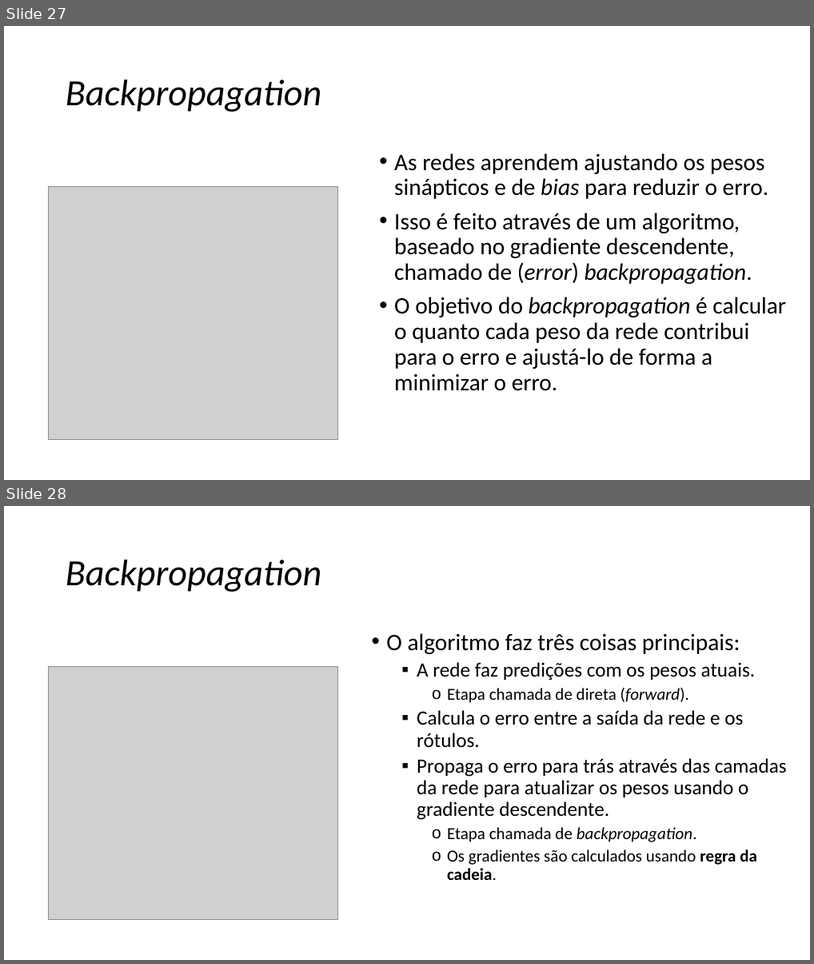
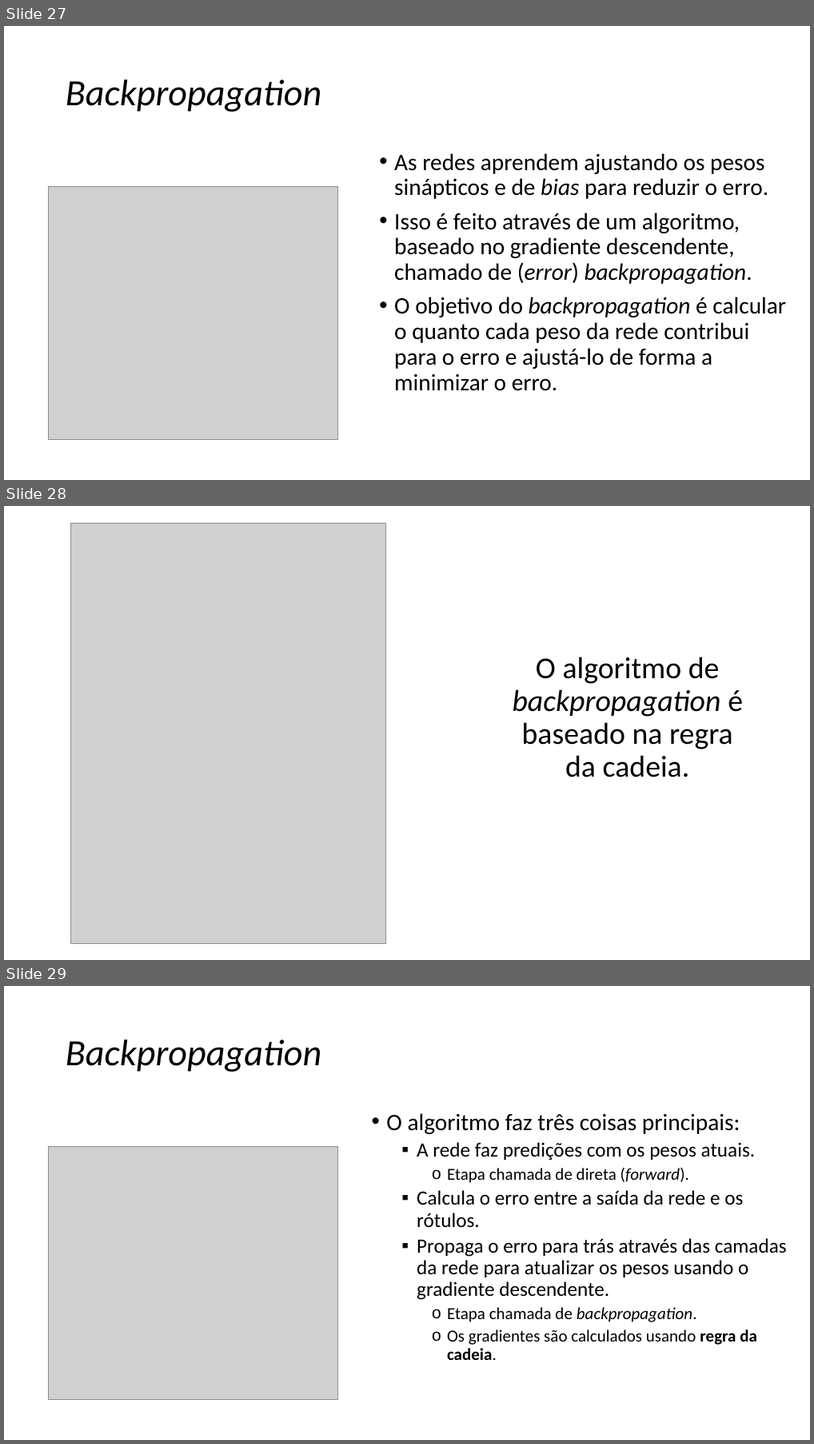
Before and after one commit to zz4fap/c24_inteligencia_artificial, a slide deck: slides/C24_MLP.pptx. Shown one above the other, each under a label of ours: slides 27 and 28 before the commit, slides 27, 28 and 29 after it. The pictures are 814x964 and 814x1444 pixels, drawn with LibreOffice and Linux fonts; fonts in the diff are those of the drawing; grey boxes stand for pictures. Boxes give left, top, right and bottom in pixels: in the first picture for what was removed or moved away, otherwise in the second. Text is boxed around its words. In the diff, an @@ line names an element or a change of style, - is before the commit and + after.

```diff
--- a/slides/C24_MLP.pptx
+++ b/slides/C24_MLP.pptx
@@ slide 28 added at [4, 506, 810, 960], background #FFFFFF @@
@@ picture added at [70, 523, 386, 943] @@
@@ text added at [513, 656, 743, 777], 36 pt, text #000000 @@
+O algoritmo de backpropagation é baseado na regra da cadeia.
@@ what was slide 28 is now slide 29 @@
```
Also in this commit, not shown: 3 slides changed, 1 other slide added.
